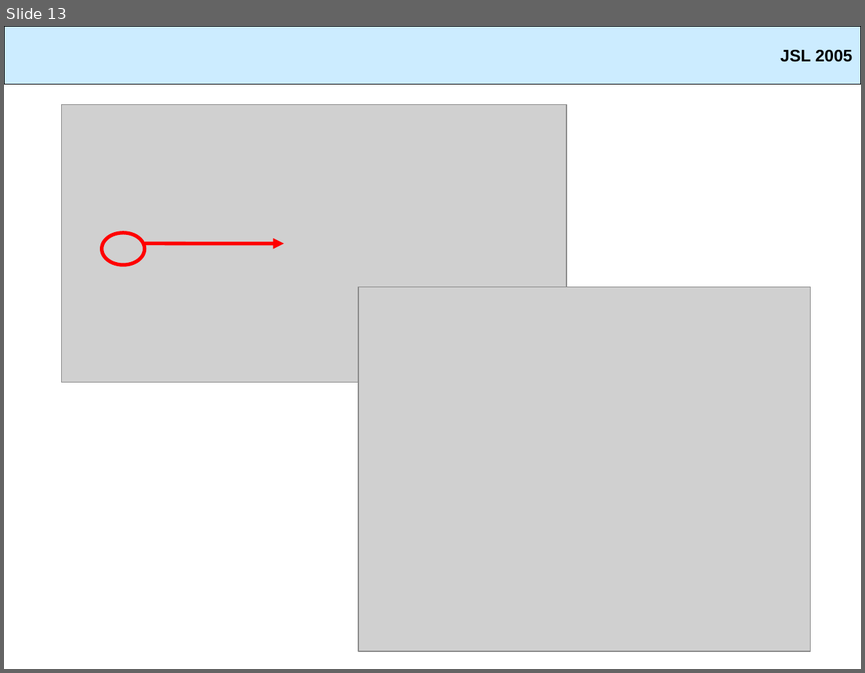
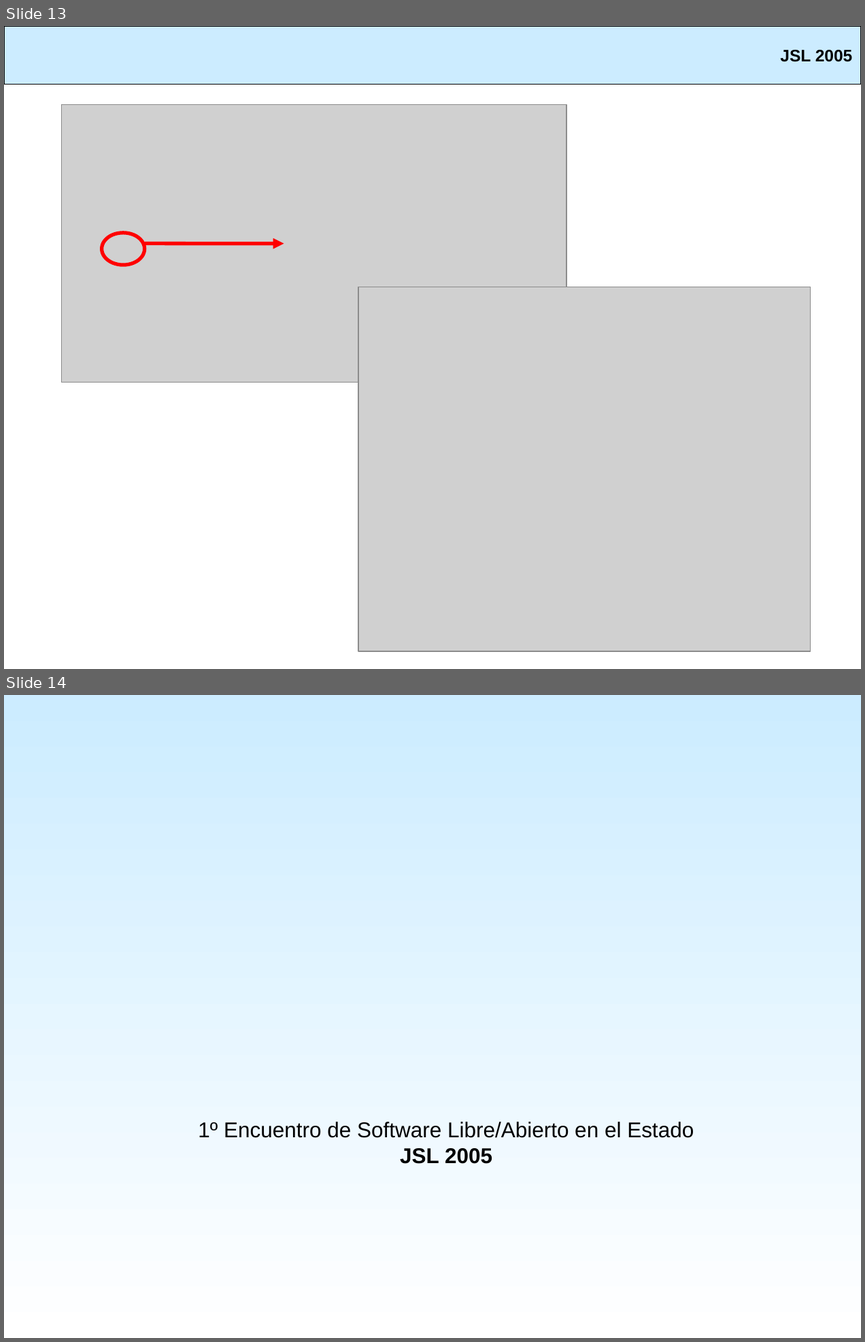
Before and after one commit to SIU-Toba/framework, a slide deck: doc/presentacion/Jornadas JAIIO.ppt. Shown one above the other, each under a label of ours: slide 13 before the commit, slides 13 and 14 after it. The pictures are 865x673 and 865x1342 pixels, drawn with LibreOffice and Linux fonts; fonts in the diff are those of the drawing; grey boxes stand for pictures; background and template pictures are left out. Boxes give left, top, right and bottom in pixels: in the first picture for what was removed or moved away, otherwise in the second. Text is boxed around its words. In the diff, an @@ line names an element or a change of style, - is before the commit and + after.

```diff
--- a/doc/presentacion/Jornadas JAIIO.ppt
+++ b/doc/presentacion/Jornadas JAIIO.ppt
@@ slide 14 added at (4, 695, 861, 1338), background gradient #CCECFF to #FFFFFF @@
@@ title added at (198, 1121, 694, 1164), 18 pt, text #000000 @@
+1º Encuentro de Software Libre/Abierto en el Estado
+JSL 2005
```
Also in this commit, not shown: 1 slide changed.
